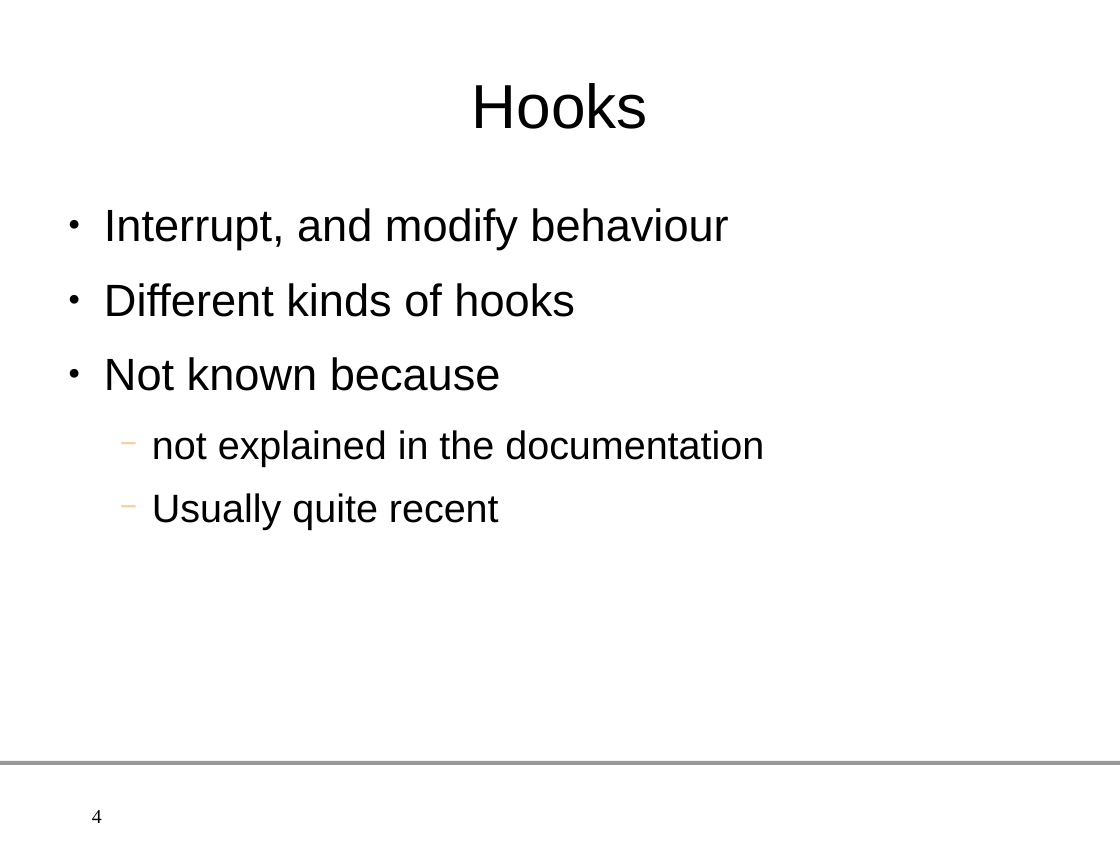
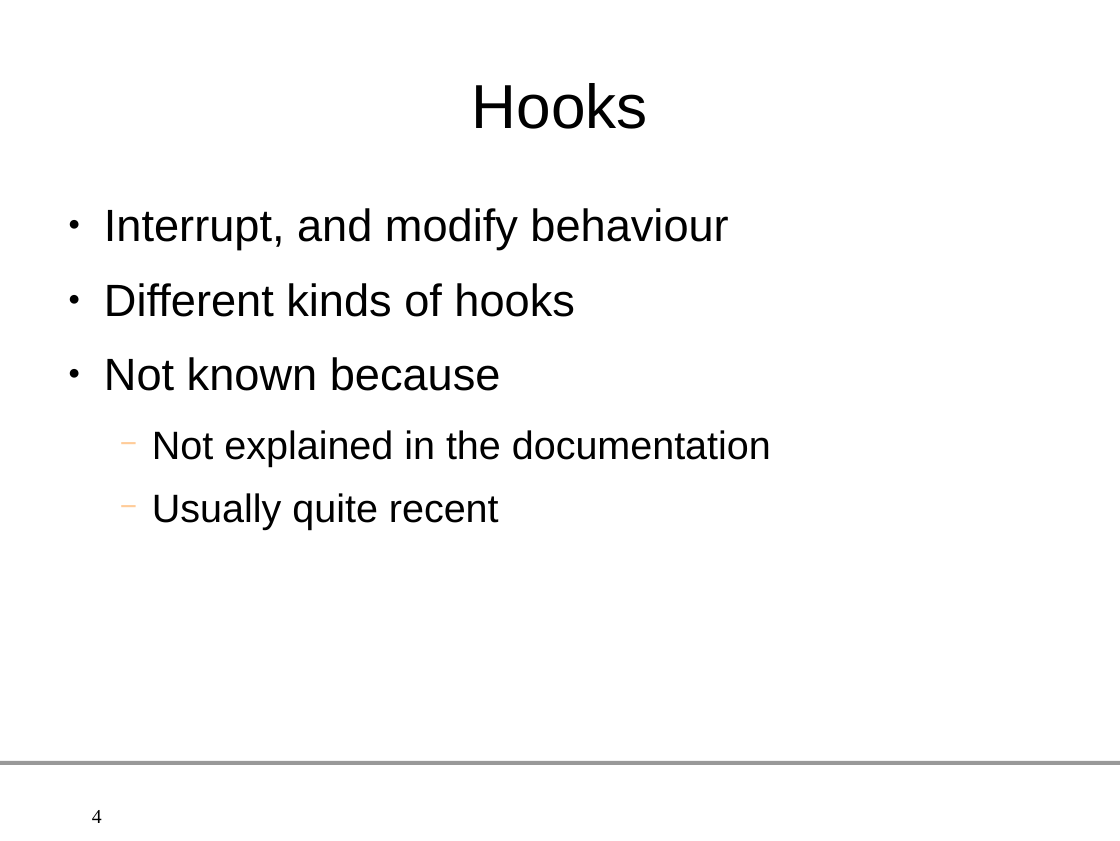
Before and after one commit to gleu/Hooks-in-PostgreSQL, a slide deck: slide 4 of hooks_in_postgresql.odp. Drawn at 1120x841 pixels with LibreOffice and Linux fonts; fonts in the diff are those of the drawing; background and template pictures are left out. Boxes give left, top, right and bottom in pixels: in the first picture for what was removed or moved away, otherwise in the second. Text is boxed around its words. In the diff, an @@ line names an element or a change of style, - is before the commit and + after.

```diff
--- a/hooks_in_postgresql.odp
+++ b/hooks_in_postgresql.odp
@@ text at (152, 430, 771, 466): text changed @@
-  − not explained in the documentation
+  − Not explained in the documentation
```
Also in this commit, not shown: 4 other slides changed, 1 slide added.
